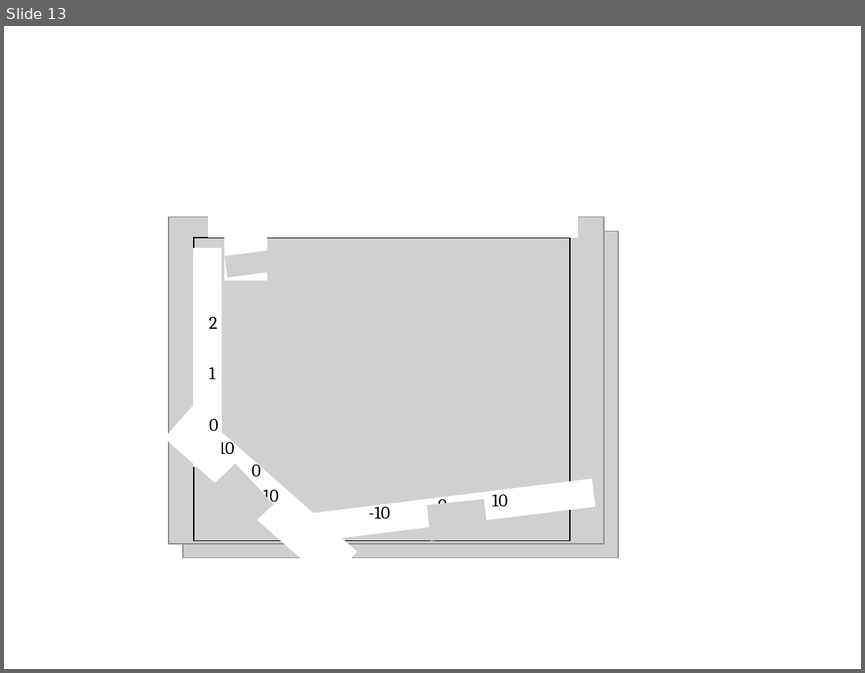
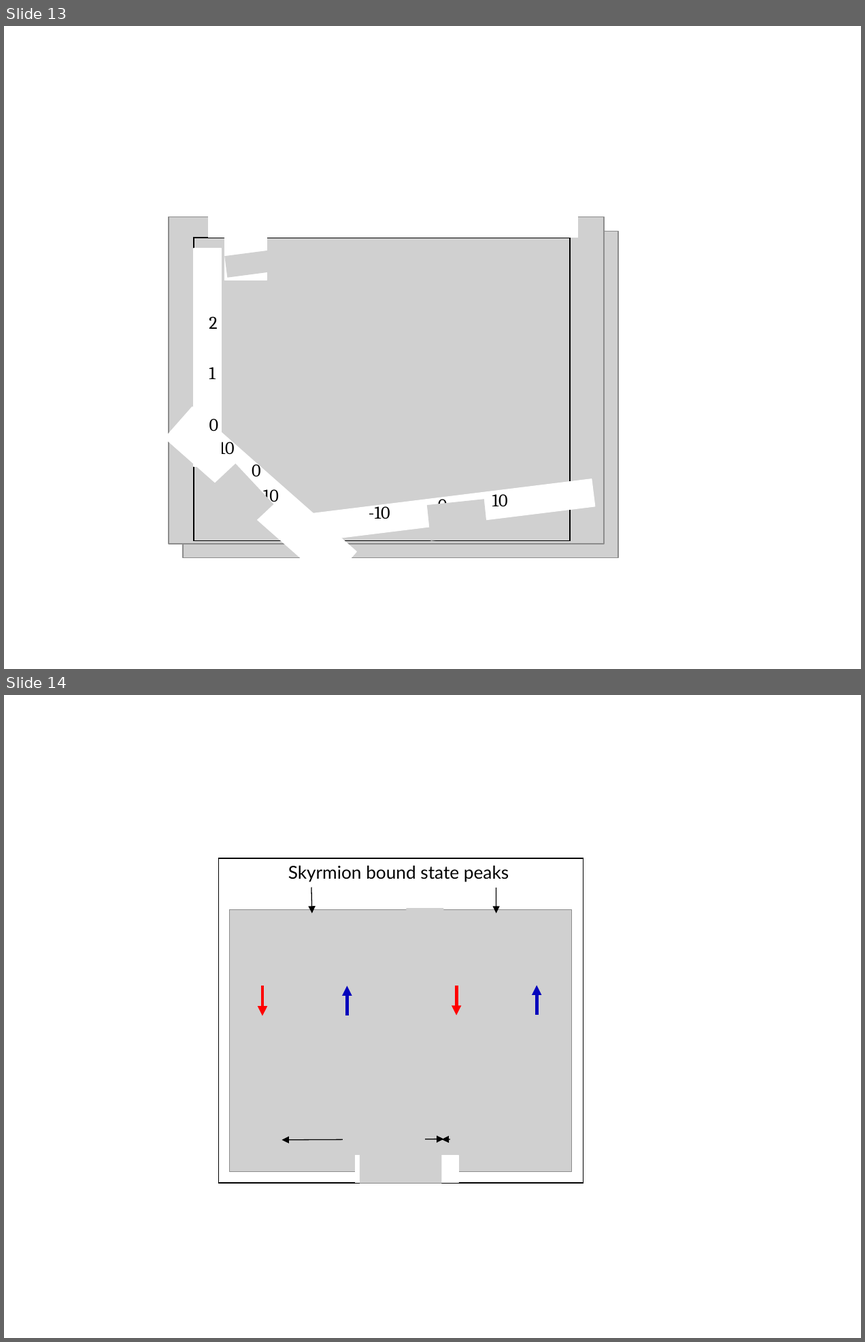
Before and after one commit to nakosai/skyrmion-ysr, a slide deck: Figures/Figures.pptx. Shown one above the other, each under a label of ours: slide 13 before the commit, slides 13 and 14 after it. The pictures are 865x673 and 865x1342 pixels, drawn with LibreOffice and Linux fonts; fonts in the diff are those of the drawing; grey boxes stand for pictures. Boxes give left, top, right and bottom in pixels: in the first picture for what was removed or moved away, otherwise in the second. Text is boxed around its words. In the diff, an @@ line names an element or a change of style, - is before the commit and + after.

```diff
--- a/Figures/Figures.pptx
+++ b/Figures/Figures.pptx
@@ slide 14 added at (x1=4, y1=695, x2=861, y2=1338), background #FFFFFF @@
@@ rectangle added at (x1=218, y1=859, x2=582, y2=1183), outline #000000 0.74 pt @@
@@ text added at (x1=288, y1=865, x2=509, y2=882), 15 pt, text #000000 @@
+Skyrmion bound state peaks
@@ arrow added from (311, 887) to (311, 913), #000000 0.75 pt @@
@@ arrow added from (496, 888) to (496, 913), #000000 0.75 pt @@
@@ picture added at (x1=229, y1=909, x2=571, y2=1172) @@
@@ picture added at (x1=406, y1=909, x2=443, y2=1021) @@
@@ arrow added from (263, 985) to (263, 1015), #FF0000 2.75 pt @@
@@ arrow added from (347, 1015) to (347, 985), #0404BC 2.75 pt @@
@@ arrow added from (456, 985) to (456, 1015), #FF0000 2.75 pt @@
@@ arrow added from (537, 1015) to (537, 985), #0404BC 2.75 pt @@
@@ picture added at (x1=343, y1=1106, x2=425, y2=1144) @@
@@ picture added at (x1=450, y1=1106, x2=532, y2=1144) @@
@@ double arrow added from (281, 1140) to (443, 1139), #000000 0.75 pt @@
@@ double arrow added from (442, 1139) to (527, 1138), #000000 0.75 pt @@
@@ rectangle added at (x1=356, y1=1155, x2=458, y2=1183), fill #FFFFFF, outline #FFFFFF 0.75 pt @@
@@ picture added at (x1=360, y1=1146, x2=442, y2=1183) @@
```
Also in this commit, not shown: 1 other slide added, 9 other files.
